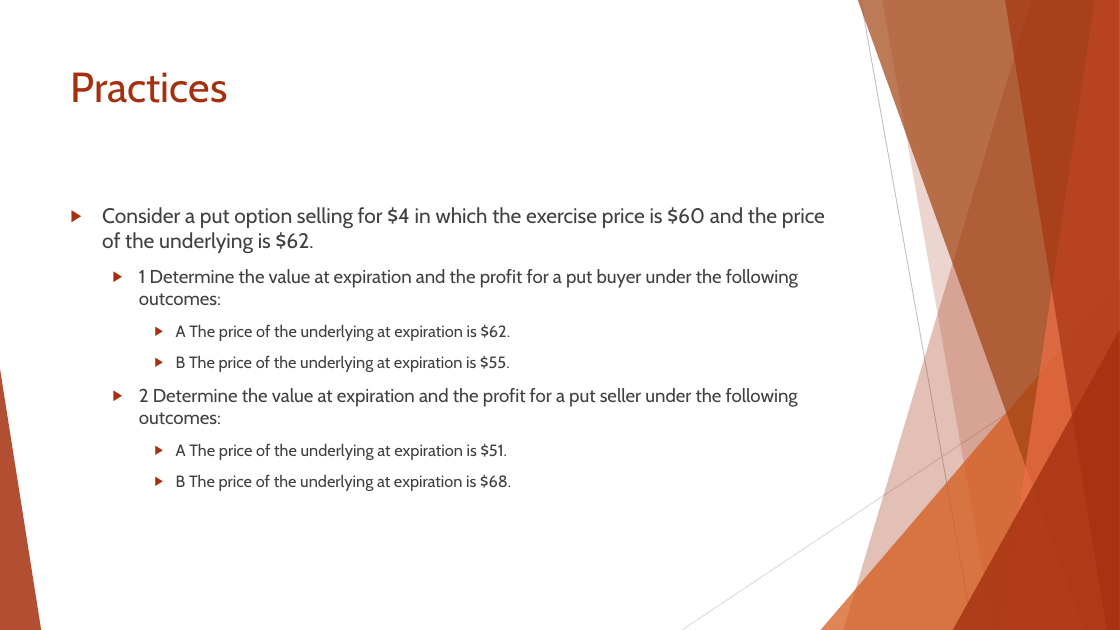
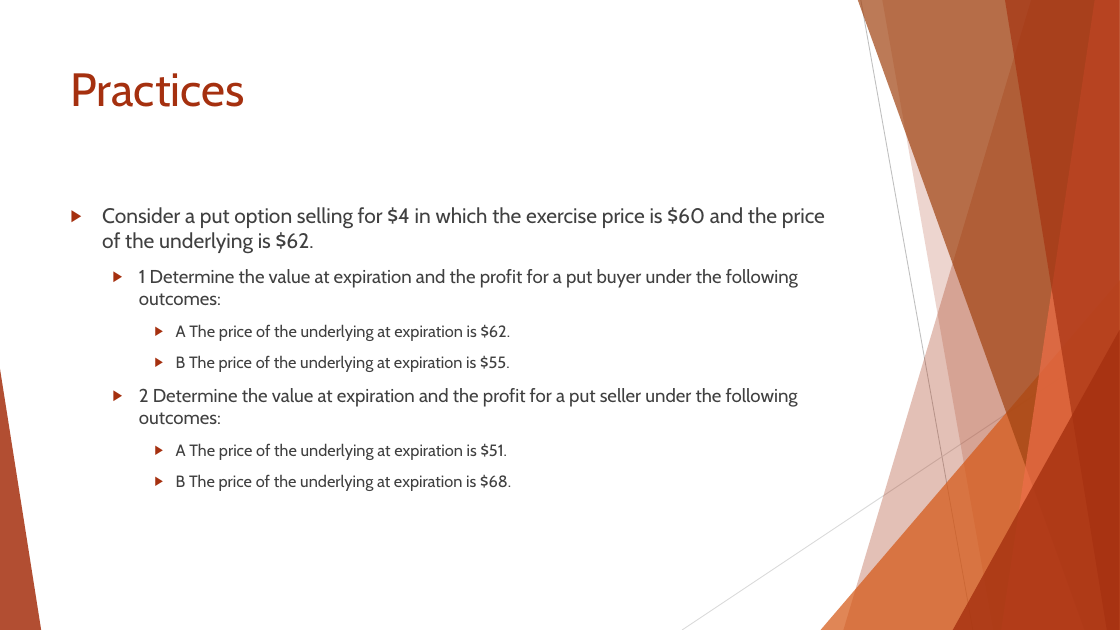
Before and after one commit to Isco0530/data, a slide deck: slide 31 of Reading 45.pptx. Drawn at 1120x630 pixels with LibreOffice and Linux fonts; fonts in the diff are those of the drawing. Boxes give left, top, right and bottom in pixels: in the first picture for what was removed or moved away, otherwise in the second. Text is boxed around its words. In the diff, an @@ line names an element or a change of style, - is before the commit and + after.

```diff
--- a/Reading 45.pptx
+++ b/Reading 45.pptx
@@ title "Practices" at <box>71,73,245,107</box>: size 36 to 40 pt @@
```
Also in this commit, not shown: 6 other slides changed.
